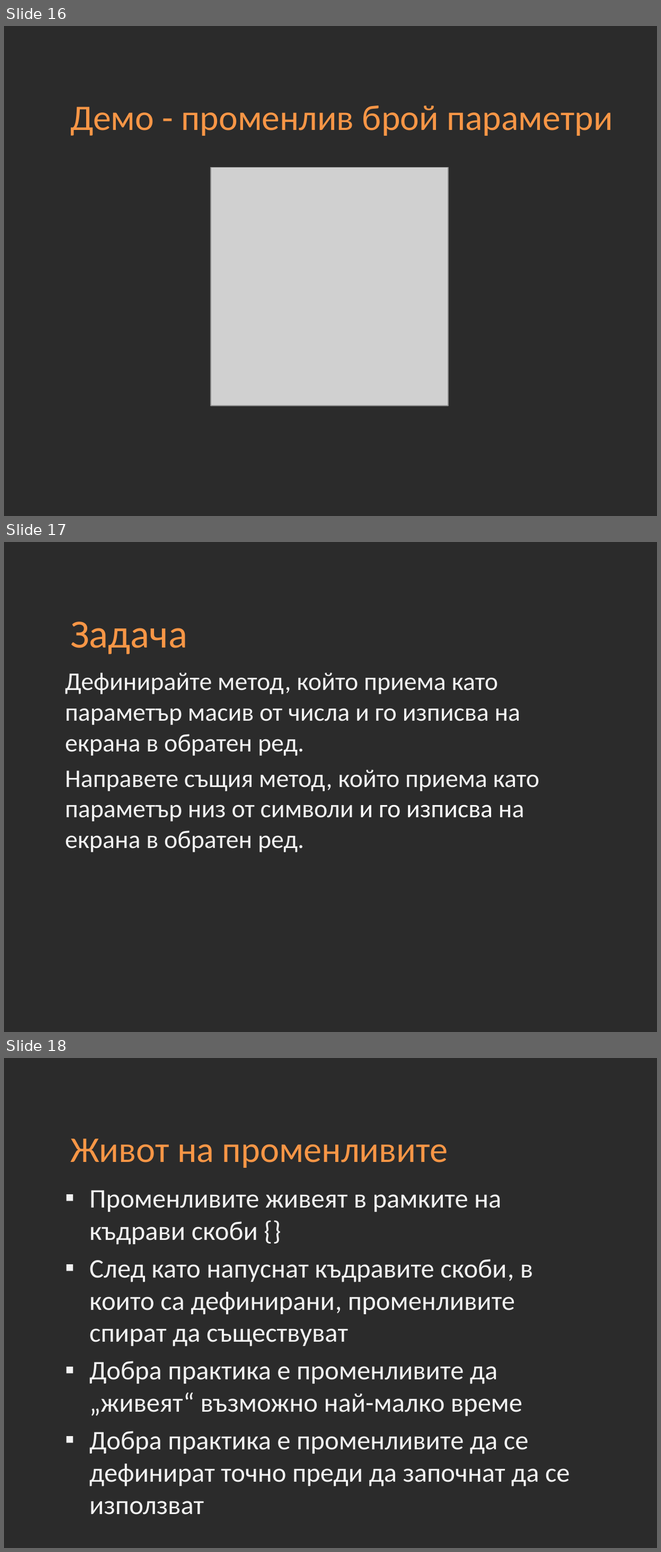
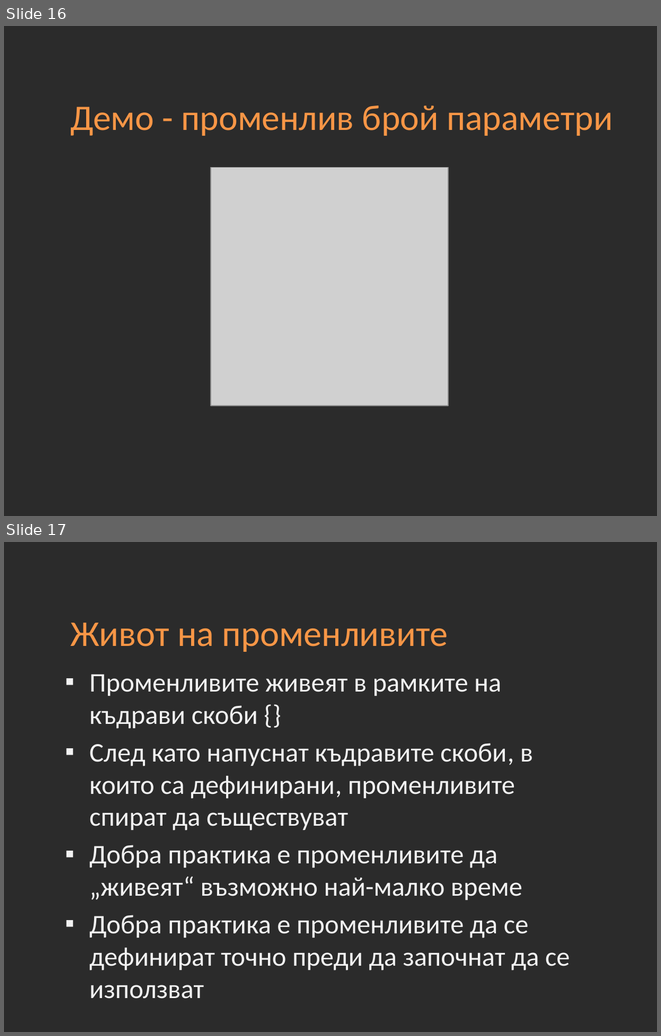
Before and after one commit to Academy-Soft-Intellect/Introduction-Into-Programming-Online, a slide deck: 08-Methods.pptx. Shown one above the other, each under a label of ours: slides 16, 17 and 18 before the commit, slides 16 and 17 after it. The pictures are 661x1552 and 661x1036 pixels, drawn with LibreOffice and Linux fonts; fonts in the diff are those of the drawing; grey boxes stand for pictures; background and template pictures are left out; a plain dark background stands for a picture behind light text. Boxes give left, top, right and bottom in pixels: in the first picture for what was removed or moved away, otherwise in the second. Text is boxed around its words. In the diff, an @@ line names an element or a change of style, - is before the commit and + after.

```diff
--- a/08-Methods.pptx
+++ b/08-Methods.pptx
@@ slide 17 removed at bbox=[4, 542, 657, 1032], background picture (left out) @@
@@ title removed at bbox=[70, 622, 187, 654] @@
-Задача
@@ text removed at bbox=[65, 672, 540, 852] @@
-Дефинирайте метод, който приема като параметър масив от числа и го изписва на екрана в обратен ред.
-Направете същия метод, който приема като параметър низ от символи и го изписва на екрана в обратен ред.
@@ what was slide 18 is now slide 17 @@
```
Also in this commit, not shown: 1 slide changed.
